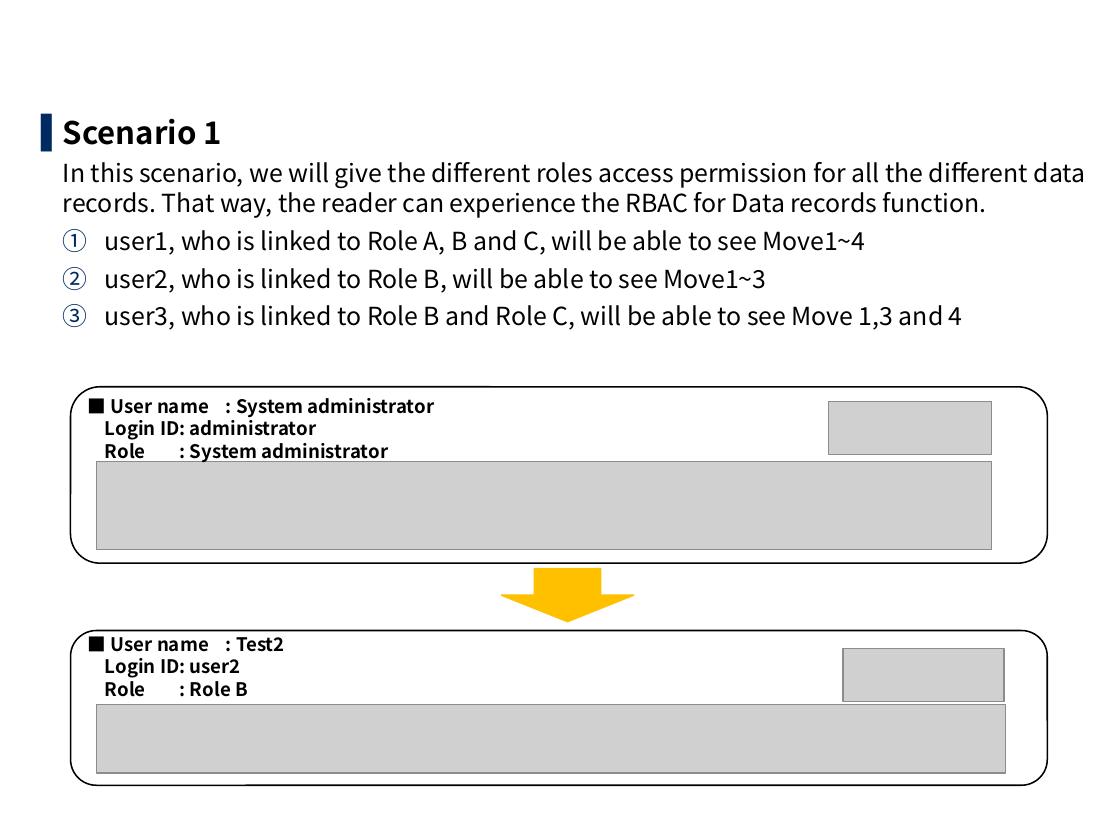
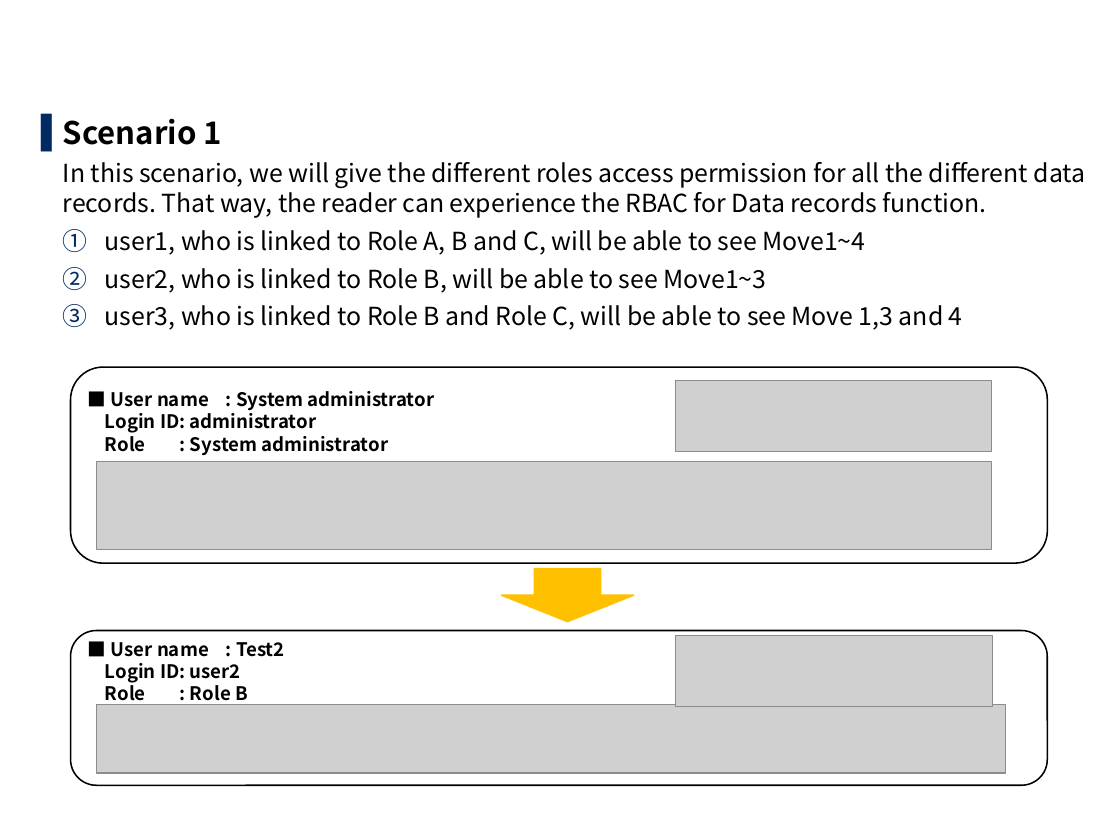
Before and after one commit to exastro-suite/it-automation-docs, a slide deck: slide 29 of asset/Learn/ITA-base_practice_EN.pptx (slide 26 before the commit). Drawn at 1120x840 pixels with LibreOffice and Linux fonts; fonts in the diff are those of the drawing; grey boxes stand for pictures; background and template pictures are left out. Boxes give left, top, right and bottom in pixels: in the first picture for what was removed or moved away, otherwise in the second. Text is boxed around its words. In the diff, an @@ line names an element or a change of style, - is before the commit and + after.

```diff
--- a/asset/Learn/ITA-base_practice_EN.pptx
+++ b/asset/Learn/ITA-base_practice_EN.pptx
@@ rounded rectangle: place and size @@
-rounded rectangle at (71, 386, 1047, 562)
+rounded rectangle at (71, 367, 1047, 563)
@@ picture added at (675, 381, 991, 452) @@
@@ text "■ User name : System ...": place and size @@
-text "■ User name : System ..." at (105, 398, 434, 464)
+text "■ User name : System ..." at (105, 391, 434, 455)
@@ picture removed at (829, 401, 992, 454) @@
@@ text "■ User name : Test2" rewrapped from (105, 637, 285, 697) to (105, 642, 285, 706) @@
@@ picture added at (675, 635, 992, 707) @@
@@ picture removed at (843, 648, 1005, 701) @@
```
Also in this commit, not shown: 21 other slides changed, 6 slides added, 4 other files.
